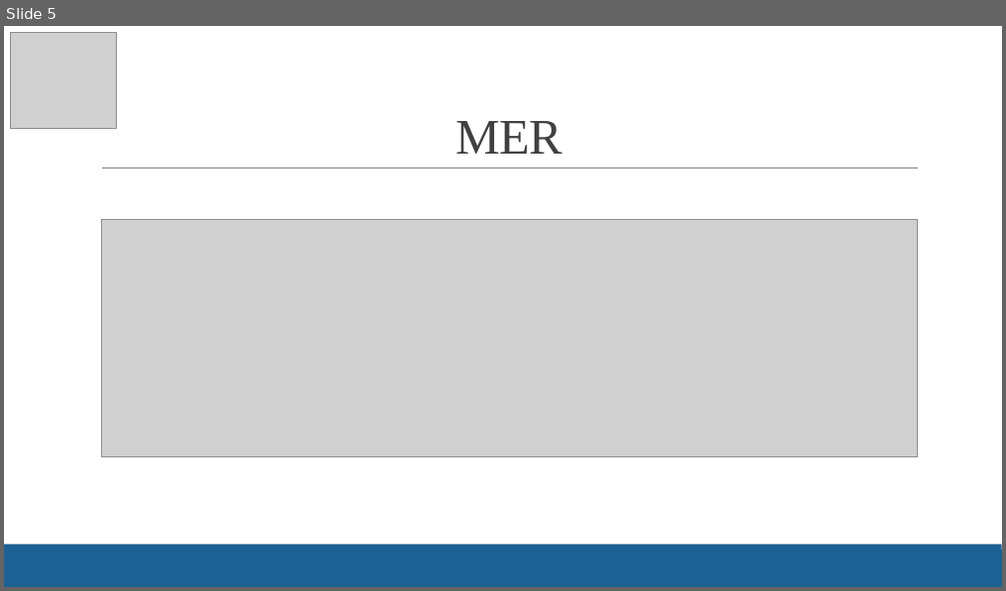
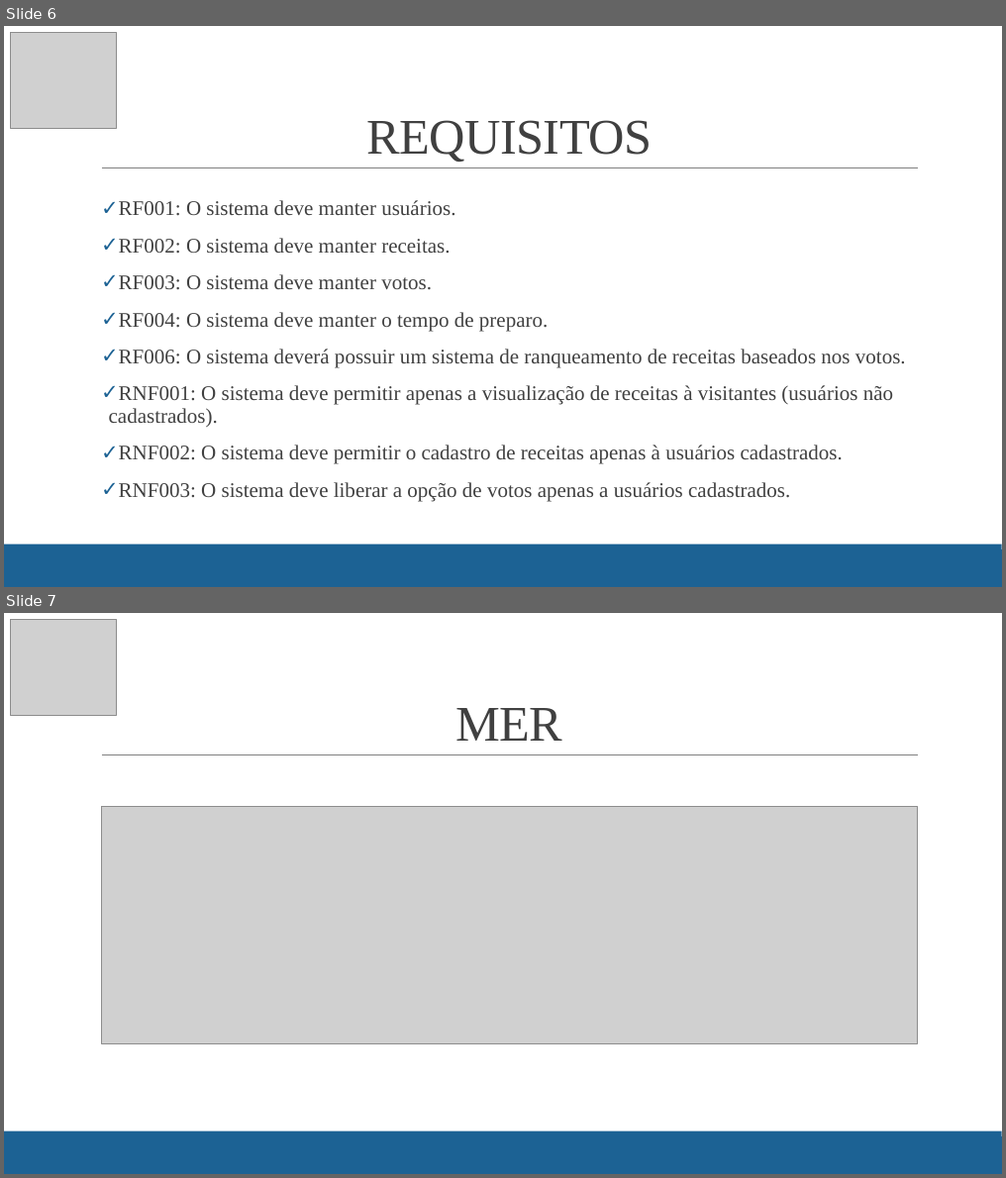
Before and after one commit to arezit/monkeysreceitas, a slide deck: TEXcerto.pptx. Shown one above the other, each under a label of ours: slide 5 before the commit, slides 6 and 7 after it. The pictures are 1006x591 and 1006x1178 pixels, drawn with LibreOffice and Linux fonts; fonts in the diff are those of the drawing; grey boxes stand for pictures. Boxes give left, top, right and bottom in pixels: in the first picture for what was removed or moved away, otherwise in the second. Text is boxed around its words. In the diff, an @@ line names an element or a change of style, - is before the commit and + after.

```diff
--- a/TEXcerto.pptx
+++ b/TEXcerto.pptx
@@ slide 6 added at bbox=[4, 26, 1002, 587], background #FFFFFF; not listed: 3 template elements that a slide beside it also shows @@
@@ picture added at bbox=[10, 32, 116, 128] @@
@@ title added at bbox=[366, 120, 651, 162], 48 pt, text #404040 @@
+REQUISITOS
@@ text added at bbox=[109, 200, 906, 502], 20 pt, text #404040 @@
+✓ RF001: O sistema deve manter usuários.
+✓ RF002: O sistema deve manter receitas.
+✓ RF003: O sistema deve manter votos.
+✓ RF004: O sistema deve manter o tempo de preparo.
+✓ RF006: O sistema deverá possuir um sistema de ranqueamento de receitas baseados nos votos.
+✓ RNF001: O sistema deve permitir apenas a visualização de receitas à visitantes (usuários não cadastrados).
+✓ RNF002: O sistema deve permitir o cadastro de receitas apenas à usuários cadastrados.
+✓ RNF003: O sistema deve liberar a opção de votos apenas a usuários cadastrados.
@@ what was slide 5 is now slide 7 @@
```
Also in this commit, not shown: 13 slides changed, 2 other slides added.
